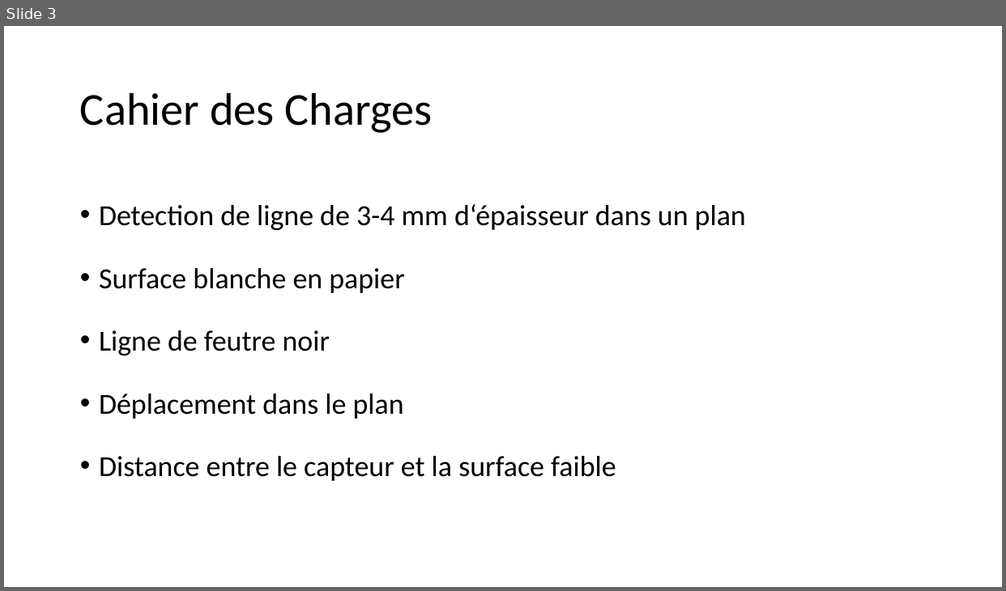
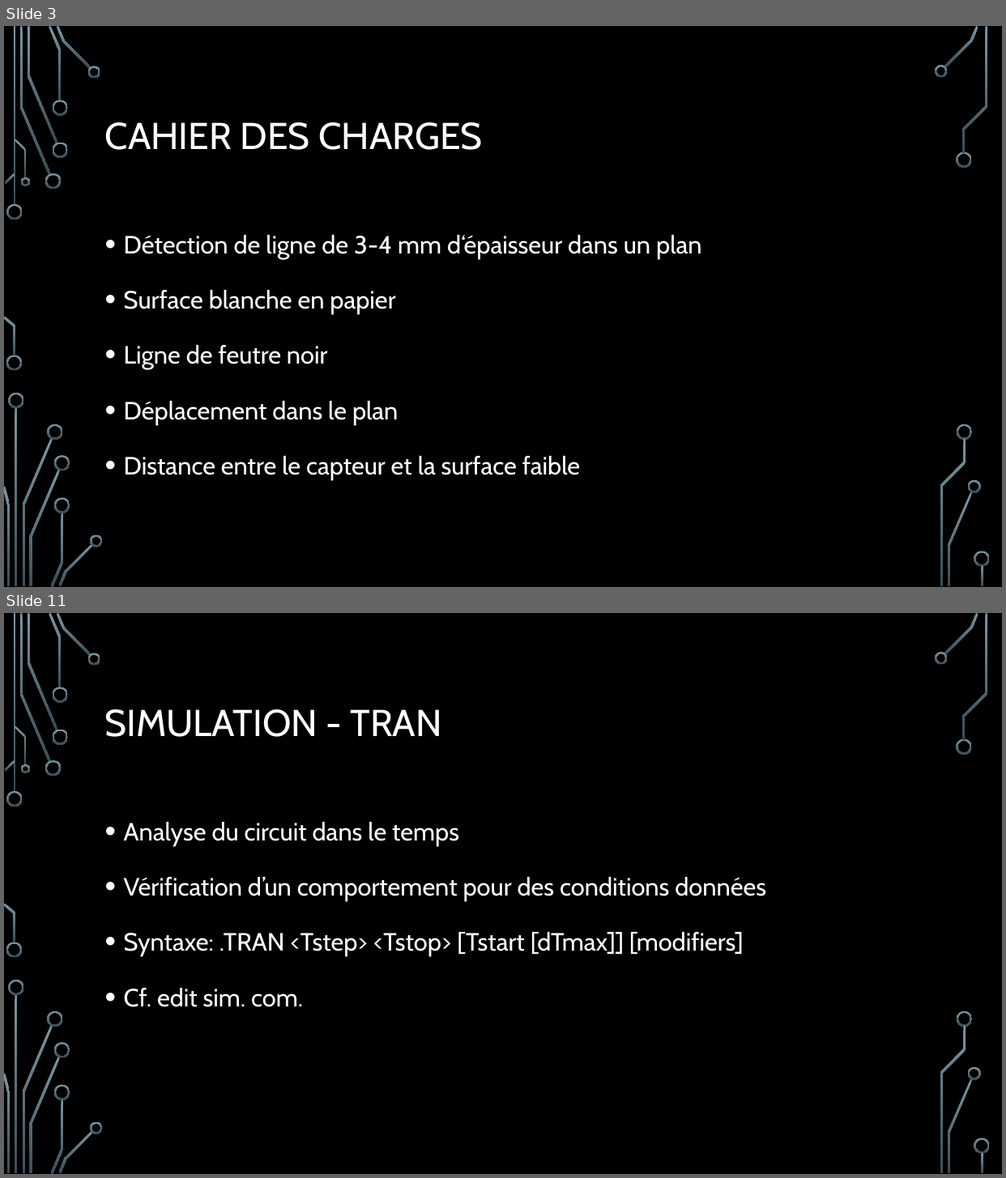
Before and after one commit to robotronik/conferences, a slide deck: Conc_elec/pres/Conception_Elec.pptx. Shown one above the other, each under a label of ours: slide 3 before the commit, slides 3 and 11 after it; the slides between them are not shown. The pictures are 1006x591 and 1006x1178 pixels, drawn with LibreOffice and Linux fonts; fonts in the diff are those of the drawing; background and template pictures are left out. Boxes give left, top, right and bottom in pixels: in the first picture for what was removed or moved away, otherwise in the second. Text is boxed around its words. In the diff, an @@ line names an element or a change of style, - is before the commit and + after.

```diff
--- a/Conc_elec/pres/Conception_Elec.pptx
+++ b/Conc_elec/pres/Conception_Elec.pptx
@@ slide 11 added at <box>4,613,1002,1174</box>, background picture (left out); not listed: 36 template elements that a slide beside it also shows @@
@@ title added at <box>105,709,441,737</box>, 36 pt, text #FFFFFF @@
+SIMULATION - TRAN
@@ text added at <box>124,822,766,1007</box>, 24 pt, text #FFFFFF @@
+• Analyse du circuit dans le temps
+• Vérification d’un comportement pour des conditions données
+• Syntaxe: .TRAN <Tstep> <Tstop> [Tstart [dTmax]] [modifiers]
+• Cf. edit sim. com.
@@ slide 3 changed as well @@
@@ background #FFFFFF to picture (left out) @@
@@ title at <box>105,122,483,150</box>: text changed; size 44 to 36 pt; font Calibri to Cabin; text colour #000000 to #FFFFFF @@
-Cahier des Charges
+CAHIER DES CHARGES
@@ text "Détection de ligne de 3-4 ...": place and size @@
-text "Détection de ligne de 3-4 ..." at <box>99,204,746,481</box>
+text "Détection de ligne de 3-4 ..." at <box>124,235,701,480</box>
@@ text at <box>124,235,701,259</box>: text changed; size 28 to 24 pt; font Calibri to Cabin; text colour #000000 to #FFFFFF @@
-• Detection de ligne de 3-4 mm d‘épaisseur dans un plan
+• Détection de ligne de 3-4 mm d‘épaisseur dans un plan
@@ text at <box>124,290,580,480</box>: size 28 to 24 pt, font Calibri to Cabin, text colour #000000 to #FFFFFF in "Surface blanche en papier", "Ligne de feutre noir", "Déplacement dans le plan", "Distance entre le capteur et la surface ..." @@
@@ group added at <box>4,26,990,587</box>: 33 freeform shapes, 3 rectangles @@
```
Also in this commit, not shown: 2 other slides changed, 17 other slides added, 7 slides removed, 21 other files.
